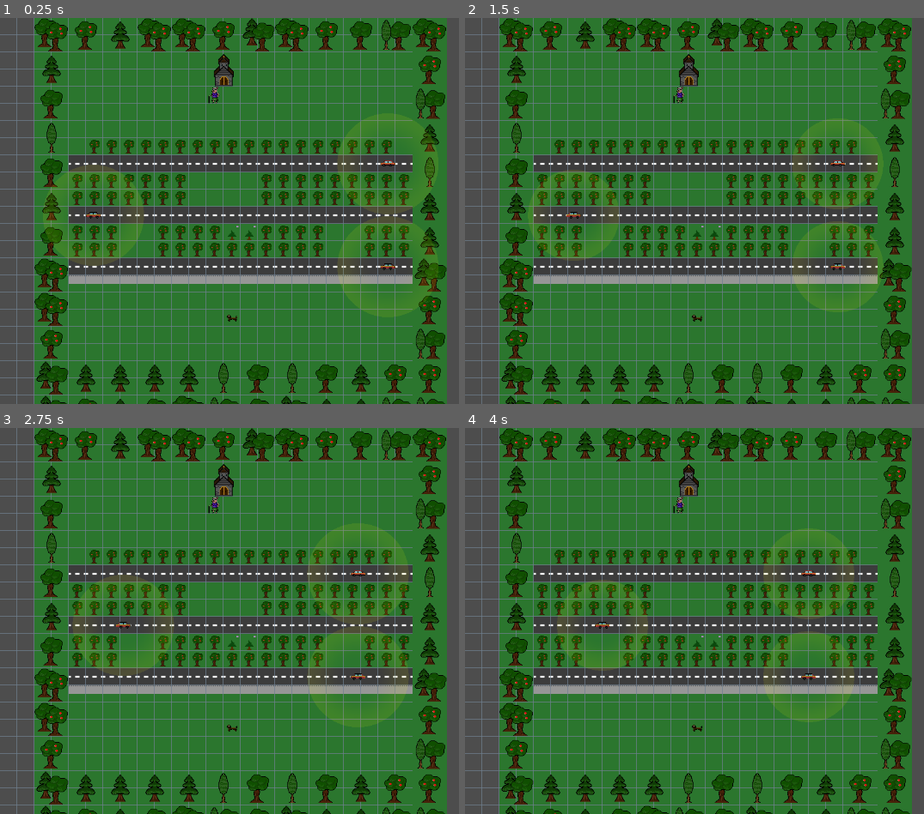
Above: before the commit, frames 1-4 (two rows, left to right).
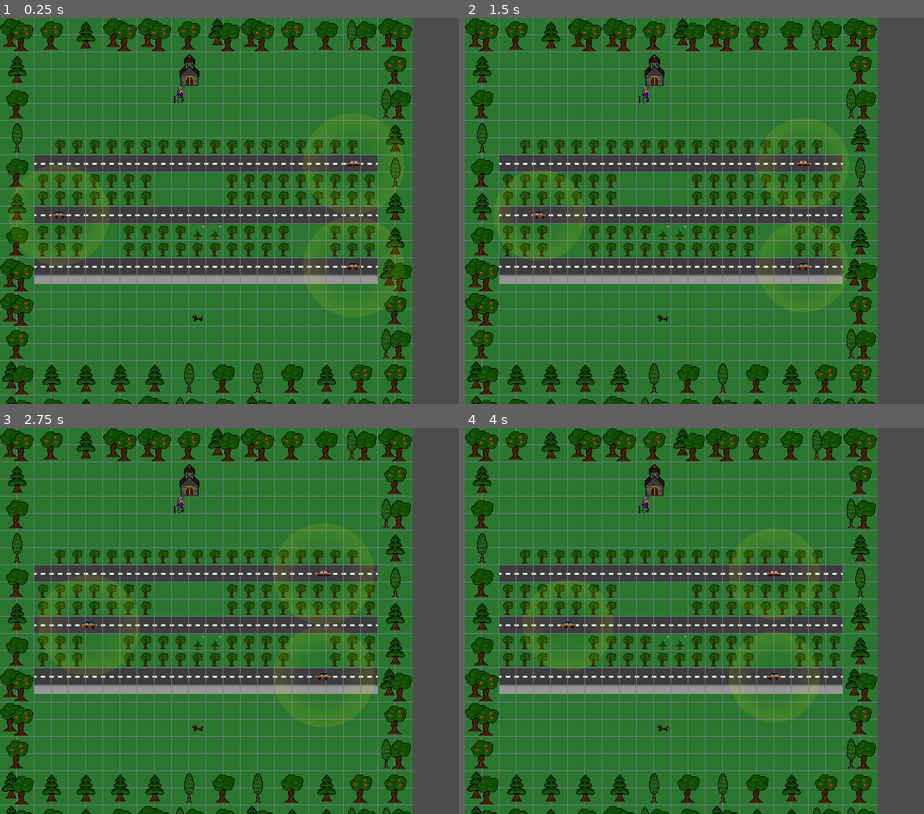
Above: after the commit, the same moments.

Repository: chrismeunier/EpicGameJam11
Game: Godot game, scene res://Levels/Lvl7.tscn
Two runs of this game, one before a commit and one after it. Both use one fixed random seed, a clock stepped at 60 frames per second and the inputs below. This scene is started directly instead of the project's main scene. Sound files missing from this copy of the repository are replaced by a short silence.
Inputs (mouse positions are in pixels of both pictures, inside the frame that each line leads up to):
- Up to frame 1 (0.25 s): no input
- Up to frame 2 (1.5 s): tap Enter at 0.5 s; move the mouse to (outside the picture) at 0.52 s; hold D (Right) 0.53-1.28 s; hold Shift 0.53-1.28 s; tap Space at 1.25 s; move the mouse to (671, 230) at 1.27 s; hold S (Down) from 1.28 s (still down); tap 2 at 1.35 s
- Up to frame 3 (2.75 s): move the mouse to (413, 536) at 2.02 s; release S (Down) at 2.03 s; hold D (Right) from 2.03 s (still down); tap 3 at 2.1 s
- Up to frame 4 (4 s): move the mouse to (772, 698) at 2.77 s; release D (Right) at 2.78 s; hold W (Up) 2.78-3.53 s; tap 1 at 2.85 s; move the mouse to (outside the picture) at 3.52 s; hold A (Left) from 3.53 s (still down); hold Shift from 3.53 s (still down)

The runs differ from the first frame. In frame 1, 27% of the frame differs, in the area x 0-98%, y 0-100%; in frame 2, 27%; in frame 3, 27%; in frame 4, 27%.

Commit message:
Shift all elements in lvl7

Diff:
--- a/Levels/Lvl7.tscn
+++ b/Levels/Lvl7.tscn
@@ -12,26 +12,28 @@
 script = ExtResource("1_y6w3s")
 
 [node name="Map" type="TileMapLayer" parent="."]
+position = Vector2(-64, 0)
 tile_map_data = PackedByteArray("AAACAAAAAAAFAAcAAAACAAEAAAAFAAcAAAACAAIAAAAFAAcAAAACAAMAAAAFAAcAAAACAAQAAAAFAAcAAAACAA …(9136 unchanged characters)…
 tile_set = ExtResource("1_l8ny5")
 
 [node name="Grid" parent="." instance=ExtResource("7_on0b6")]
 
 [node name="Decors" type="TileMapLayer" parent="."]
+position = Vector2(-64, 0)
 tile_map_data = PackedByteArray("AAABAAAAAgAAAAIAAAABAAoAAgABAAEAAAABAAsAAgABAAEAAAACAAAAAgABAAAAAAACAAoAAgACAAAAAAACAA …(800 unchanged characters)…
 tile_set = ExtResource("2_l8ny5")
 
 [node name="Player" parent="." instance=ExtResource("3_on0b6")]
-position = Vector2(400, 144)
+position = Vector2(336, 144)
 
 [node name="Babark" parent="." instance=ExtResource("4_stxmc")]
-position = Vector2(432, 560)
+position = Vector2(368, 560)
 
 [node name="Vroum" parent="." instance=ExtResource("5_jjt27")]
-position = Vector2(752, 272)
+position = Vector2(688, 272)
 
 [node name="Vroum2" parent="." instance=ExtResource("5_jjt27")]
-position = Vector2(144, 368)
+position = Vector2(80, 368)
 
 [node name="Vroum3" parent="." instance=ExtResource("5_jjt27")]
-position = Vector2(752, 464)
+position = Vector2(688, 464)
